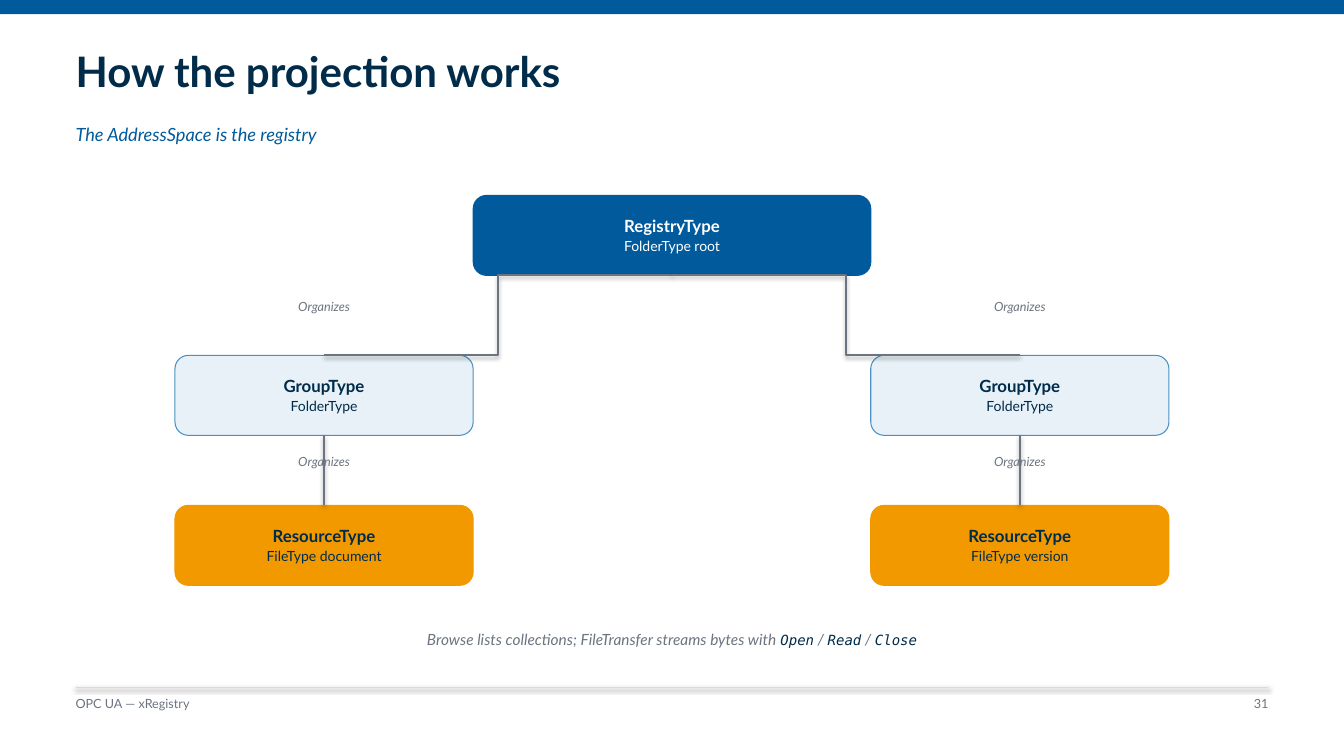
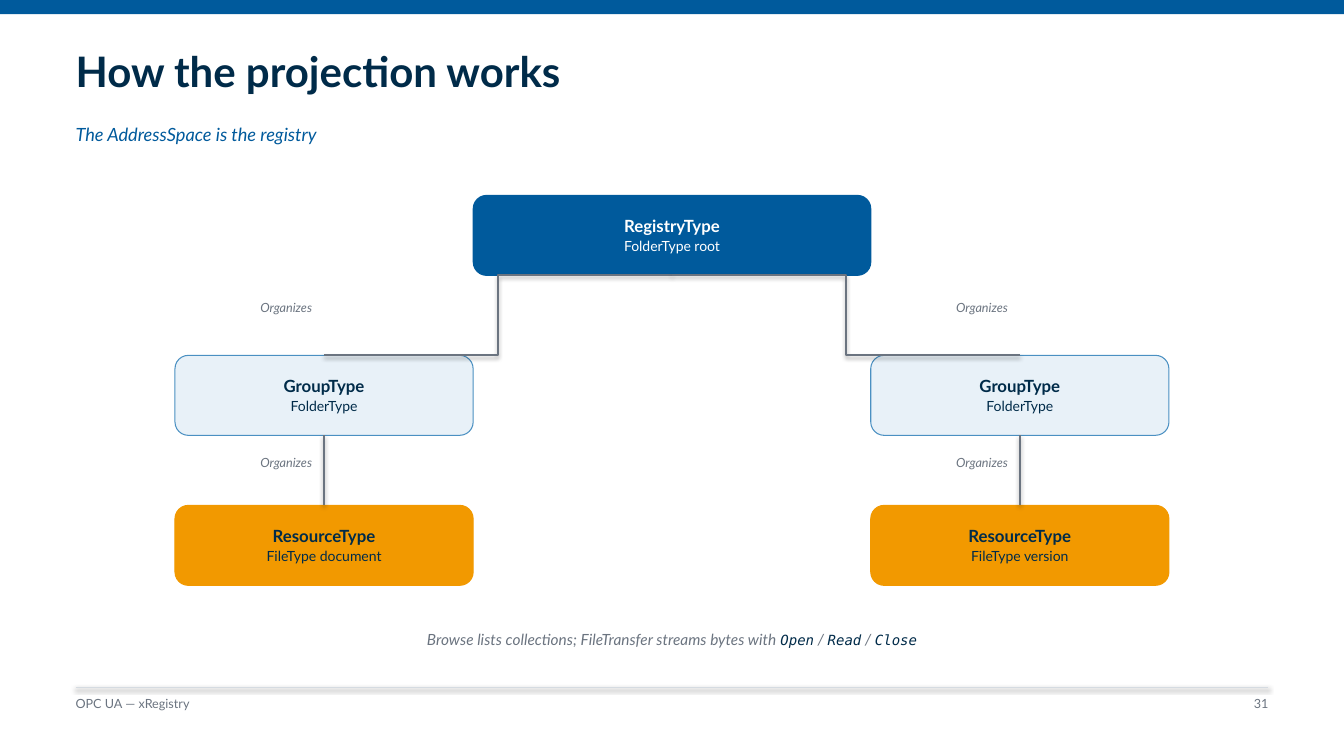
Before and after one commit to marcschier/opcua-drafts, a slide deck: slide 31 of decks/OPC-UA-Drafts-Overview.pptx. Drawn at 1344x756 pixels with LibreOffice and Linux fonts; fonts in the diff are those of the drawing. Boxes give left, top, right and bottom in pixels: in the first picture for what was removed or moved away, otherwise in the second. Text is boxed around its words. In the diff, an @@ line names an element or a change of style, - is before the commit and + after.

```diff
--- a/decks/OPC-UA-Drafts-Overview.pptx
+++ b/decks/OPC-UA-Drafts-Overview.pptx
@@ 4 texts: place and size @@
-4 texts at bbox=[298, 302, 1046, 469]
+4 texts at bbox=[260, 303, 1008, 469]
@@ alignment centre to right in 4 elements at bbox=[956, 303, 1008, 314], bbox=[260, 458, 312, 469], bbox=[956, 458, 1008, 469], bbox=[260, 303, 312, 314] @@
```
Also in this commit, not shown: 8 other slides changed, 9 other files.
